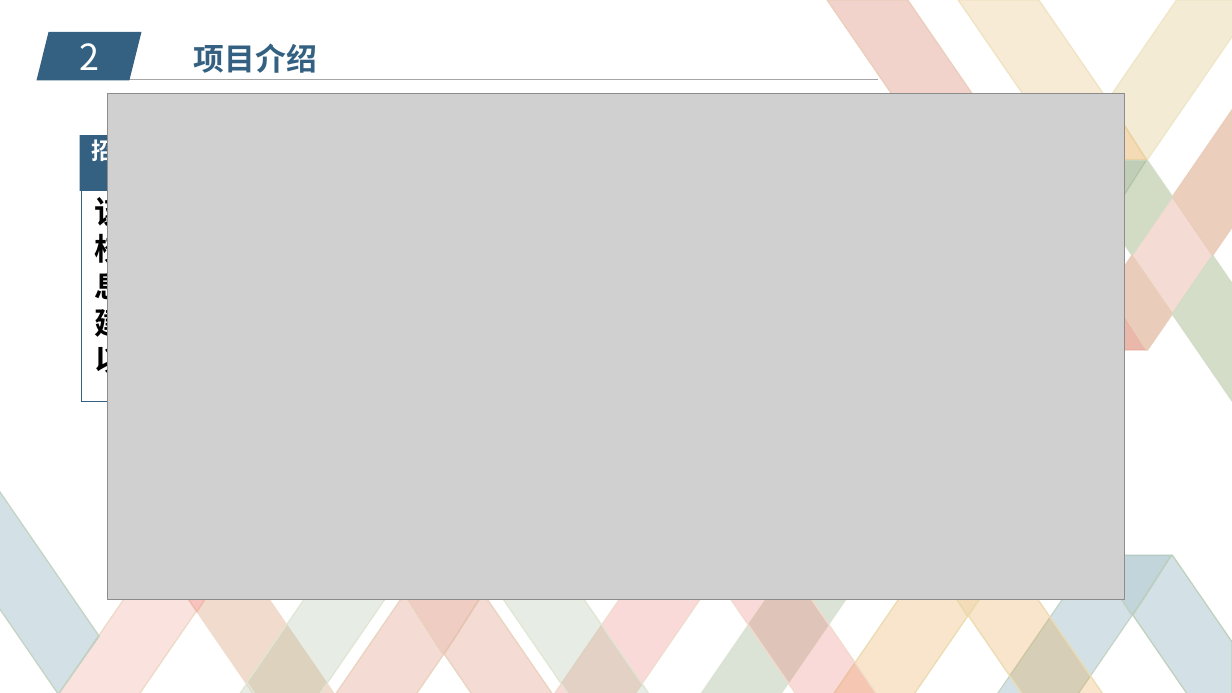
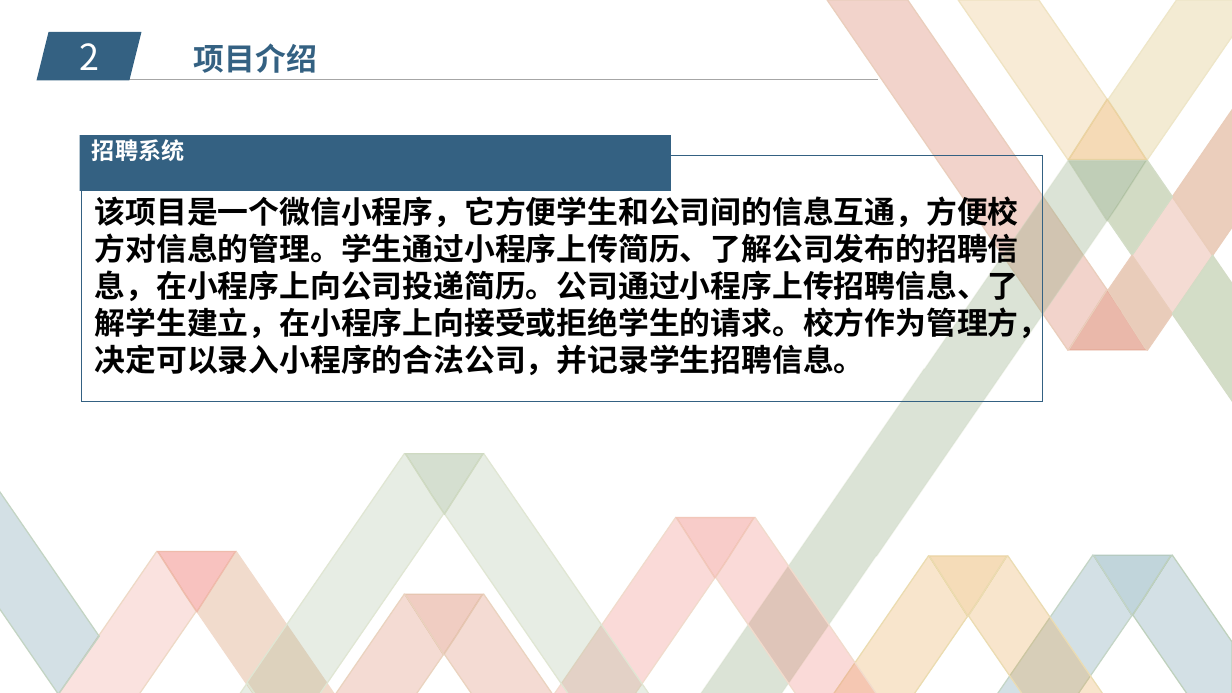
Before and after one commit to zucccxy/project, a slide deck: slide 4 of SE2017秋-G02-项目介绍-招聘系统update.pptx. Drawn at 1232x693 pixels with LibreOffice and Linux fonts; fonts in the diff are those of the drawing; grey boxes stand for pictures; background and template pictures are left out. Boxes give left, top, right and bottom in pixels: in the first picture for what was removed or moved away, otherwise in the second. Text is boxed around its words. In the diff, an @@ line names an element or a change of style, - is before the commit and + after.

```diff
--- a/SE2017秋-G02-项目介绍-招聘系统update.pptx
+++ b/SE2017秋-G02-项目介绍-招聘系统update.pptx
@@ picture removed at (108, 93, 1125, 600) @@
@@ text at (95, 192, 1050, 375): text changed @@
-该项目是一个app服务平台，它方便学生和公司间的信息互通，方便校方对信息的管理。学生通过app上传简历、了解公司发布的招聘信息，在app上向公司投递简历。公司通过app上传招聘信息、了解学生建立，在app上向接受或拒绝学生的请求。校方作为管理方，决定可以录入app的合法公司，并记录学生招聘信息。
+该项目是一个微信小程序，它方便学生和公司间的信息互通，方便校方对信息的管理。学生通过小程序上传简历、了解公司发布的招聘信息，在小程序上向公司投递简历。公司通过小程序上传招聘信息、了解学生建立，在小程序上向接受或拒绝学生的请求。校方作为管理方，决定可以录入小程序的合法公司，并记录学生招聘信息。
@@ freeform shape added at (406, 454, 483, 514), fill #89A67A at 35% opacity, outline #CFDAC2 1 pt @@
@@ freeform shape added at (677, 518, 754, 578), fill #ED6F65 at 35% opacity, outline #F2C7BA 1 pt @@
```
Also in this commit, not shown: 4 other slides changed, 9 other files.
